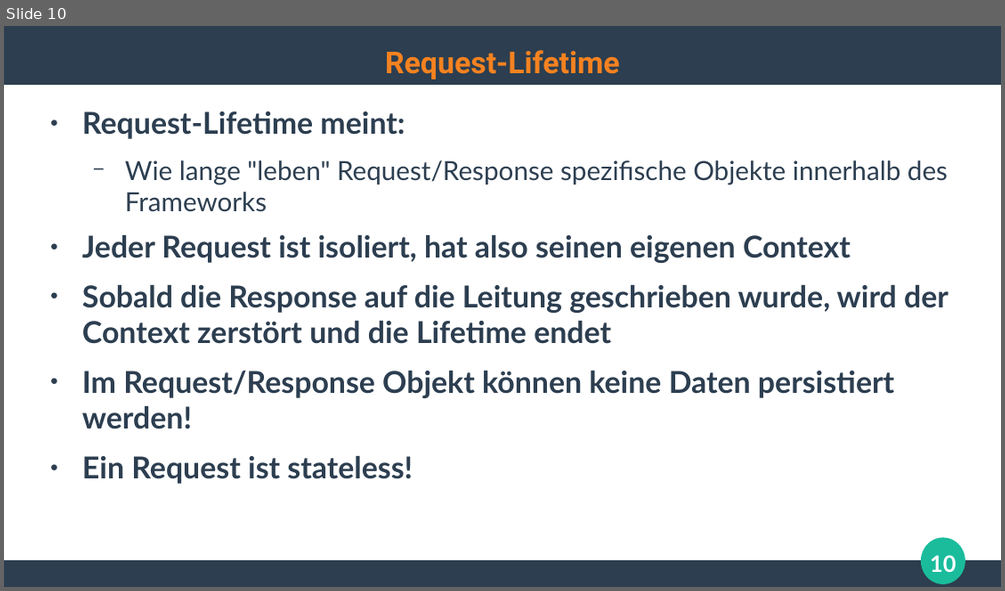
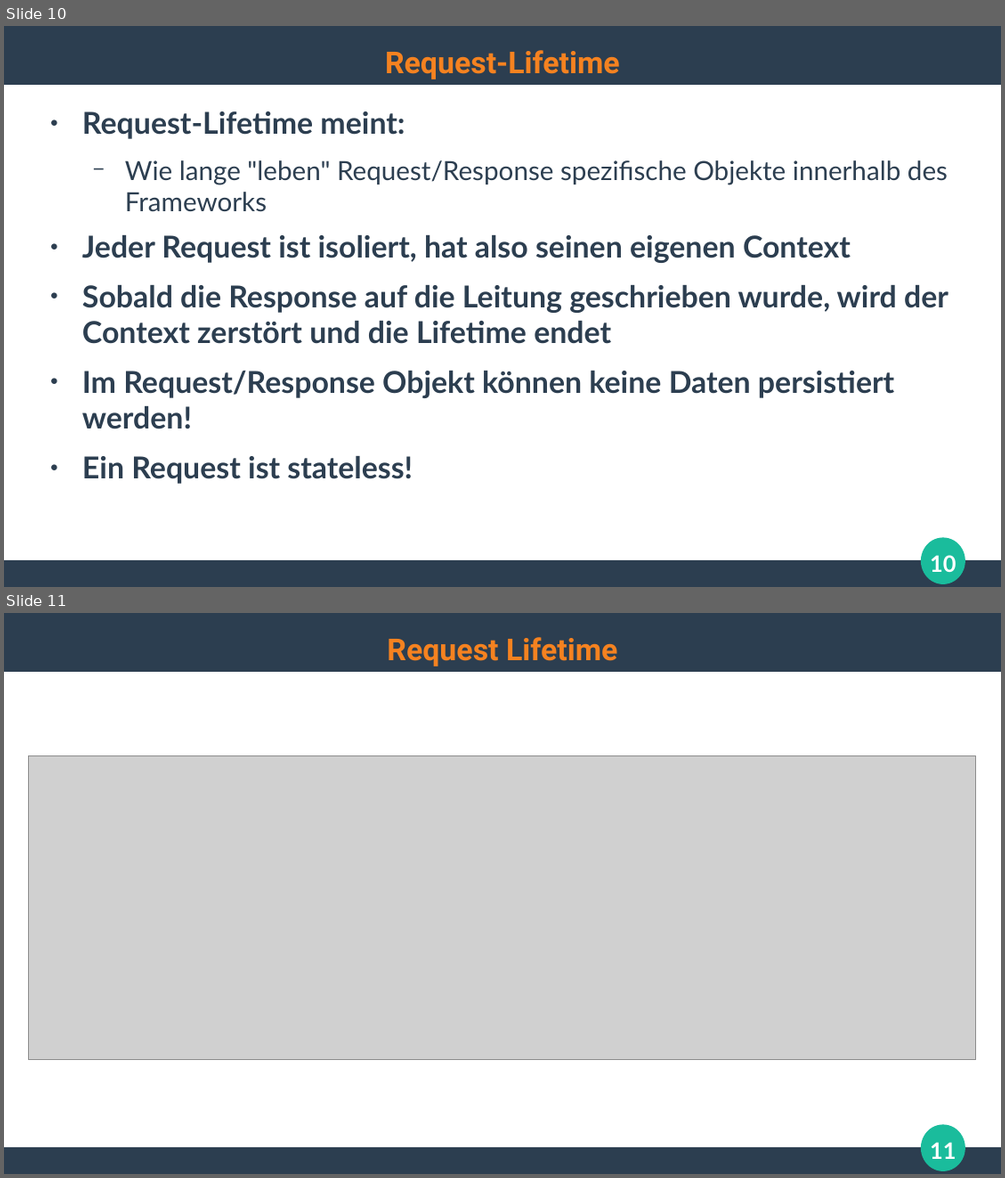
Before and after one commit to ghandmann/HS-AlbSig-WebAnwendungen2, a slide deck: Kapitel/04_WebFrameworks_1x1.odp. Shown one above the other, each under a label of ours: slide 10 before the commit, slides 10 and 11 after it. The pictures are 1005x591 and 1005x1178 pixels, drawn with LibreOffice and Linux fonts; fonts in the diff are those of the drawing; grey boxes stand for pictures. Boxes give left, top, right and bottom in pixels: in the first picture for what was removed or moved away, otherwise in the second. Text is boxed around its words. In the diff, an @@ line names an element or a change of style, - is before the commit and + after.

```diff
--- a/Kapitel/04_WebFrameworks_1x1.odp
+++ b/Kapitel/04_WebFrameworks_1x1.odp
@@ slide 11 added at bbox=[4, 613, 1001, 1174], background #FFFFFF; not listed: 3 template elements that a slide beside it also shows @@
@@ title added at bbox=[387, 637, 617, 666], 24 pt, text #F58220, bold @@
+Request Lifetime
@@ picture added at bbox=[29, 756, 977, 1060] @@
@@ page number added at bbox=[930, 1142, 955, 1159], 18 pt, text #FFFFFF, bold @@
+11
```
Also in this commit, not shown: 4 slides changed, 5 other slides added, 1 slide removed, 2 other files.
